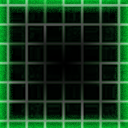
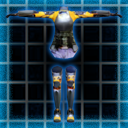
Revision of a layered (128, 128) image; what changed, layer by layer:
added layer "图层 10" in group "组 1" over [5, 6, 123, 123]
hid "greeShade" over [0, 0, 128, 128]
showed "blueShade" over [0, 0, 128, 128]
hid "图层 2 拷贝" over [0, 0, 128, 128]
showed "图层 2" over [0, 0, 128, 128]
